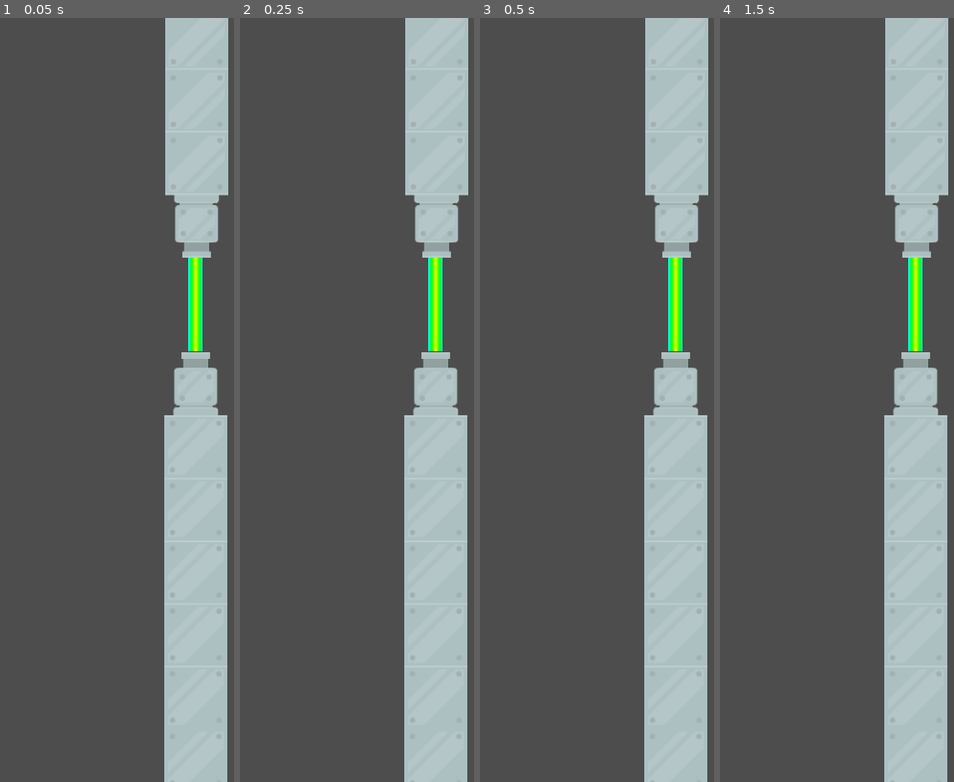
Above: before the commit, frames 1-4 (left to right).
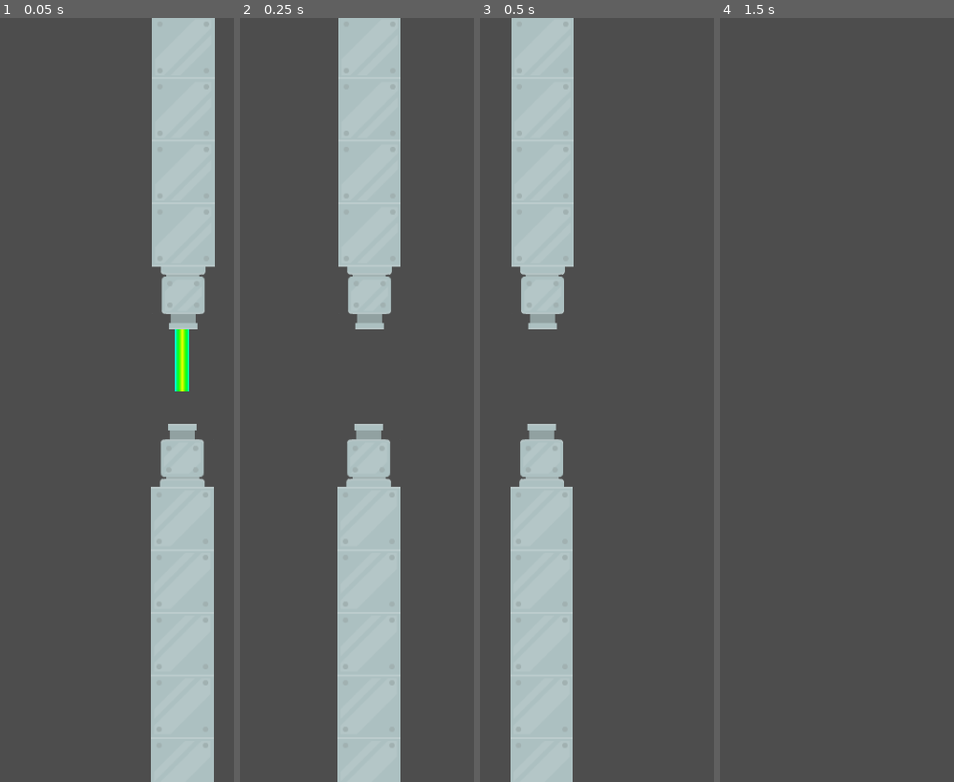
Above: after the commit, the same moments.

Repository: Danielle-Luz/Plane-game
Game: Godot game, scene res://scenes/laser pipes/laser_pipes.tscn
The game is run twice, just before and just after one commit, with the same random seed, the same clock (stepped at 60 frames per second) and the same inputs. The project has no main scene, so this scene is started directly.
Inputs:
- Up to frame 1 (0.05 s): no input
- Up to frame 2 (0.25 s): no input
- Up to frame 3 (0.5 s): no input
- Up to frame 4 (1.5 s): hold Up (ui_up) from 0.53 s (still down); tap Enter at 1.25 s

The runs differ from the first frame. In frame 1, 13% of the frame differs, in the area x 64-98%, y 0-100%; in frame 2, 44%, in the area x 41-98%, y 0-100%; in frame 3, 44%; in frame 4, 23%.

Commit message:
feat: add laser animation

Diff:
--- a/scenes/laser pipes/laser_pipes.gd
+++ b/scenes/laser pipes/laser_pipes.gd
@@ -1,11 +1,13 @@
 extends Node2D
 
+var _speed: float = 300
 
-# Called when the node enters the scene tree for the first time.
 func _ready() -> void:
-	pass # Replace with function body.
+	var random_y_positions: Array = [0, 80, 150]
+	self.position.y = random_y_positions.pick_random()
 
+func _process(delta: float) -> void:
+	self.move_left(delta)
 
-# Called every frame. 'delta' is the elapsed time since the previous frame.
-func _process(delta: float) -> void:
-	pass
+func move_left(delta: float) -> void:
+	self.position.x -= self._speed * delta
--- a/scenes/laser pipes/laser_pipes.tscn
+++ b/scenes/laser pipes/laser_pipes.tscn
@@ -1,9 +1,11 @@
-[gd_scene load_steps=3 format=3 uid="uid://b5m4no7rs0u5k"]
+[gd_scene load_steps=4 format=3 uid="uid://b5m4no7rs0u5k"]
 
+[ext_resource type="Script" path="res://scenes/laser pipes/laser_pipes.gd" id="1_mebid"]
 [ext_resource type="PackedScene" uid="uid://bd44qinat6jy1" path="res://scenes/laser/laser.tscn" id="1_qtq4k"]
 [ext_resource type="PackedScene" uid="uid://2jrglmfb1ylw" path="res://scenes/pipe/pipe.tscn" id="2_d5iwu"]
 
 [node name="Laser pipes" type="Node2D"]
+script = ExtResource("1_mebid")
 
 [node name="Laser" parent="." instance=ExtResource("1_qtq4k")]
 position = Vector2(-1, 86)
--- a/scenes/laser/laser.tscn
+++ b/scenes/laser/laser.tscn
@@ -1,9 +1,47 @@
-[gd_scene load_steps=3 format=3 uid="uid://bd44qinat6jy1"]
+[gd_scene load_steps=6 format=3 uid="uid://bd44qinat6jy1"]
 
 [ext_resource type="Texture2D" uid="uid://bsqiaore06j3t" path="res://assets/pipes/laser2.png" id="1_plfc8"]
 
 [sub_resource type="RectangleShape2D" id="RectangleShape2D_f8lc3"]
 size = Vector2(17, 24)
+
+[sub_resource type="Animation" id="Animation_bb8hr"]
+resource_name = "Laser hit"
+loop_mode = 1
+step = 0.1
+tracks/0/type = "value"
+tracks/0/imported = false
+tracks/0/enabled = true
+tracks/0/path = NodePath("Sprite2D:scale")
+tracks/0/interp = 1
+tracks/0/loop_wrap = true
+tracks/0/keys = {
+"times": PackedFloat32Array(0, 0.1, 0.2, 0.9),
+"transitions": PackedFloat32Array(1, 1, 1, 1),
+"update": 0,
+"values": [Vector2(1, 0), Vector2(1, 5.875), Vector2(1, 0), Vector2(1, 0)]
+}
+
+[sub_resource type="Animation" id="Animation_vtrn3"]
+length = 0.001
+tracks/0/type = "value"
+tracks/0/imported = false
+tracks/0/enabled = true
+tracks/0/path = NodePath("Sprite2D:scale")
+tracks/0/interp = 1
+tracks/0/loop_wrap = true
+tracks/0/keys = {
+"times": PackedFloat32Array(0),
+"transitions": PackedFloat32Array(1),
+"update": 0,
+"values": [Vector2(1, 5.875)]
+}
+
+[sub_resource type="AnimationLibrary" id="AnimationLibrary_lxfkp"]
+_data = {
+"Laser hit": SubResource("Animation_bb8hr"),
+"RESET": SubResource("Animation_vtrn3")
+}
 
 [node name="Laser" type="Area2D"]
 
@@ -16,3 +54,9 @@
 position = Vector2(219.5, 216.5)
 scale = Vector2(1, 5.875)
 shape = SubResource("RectangleShape2D_f8lc3")
+
+[node name="AnimationPlayer" type="AnimationPlayer" parent="."]
+libraries = {
+"": SubResource("AnimationLibrary_lxfkp")
+}
+autoplay = "Laser hit"
